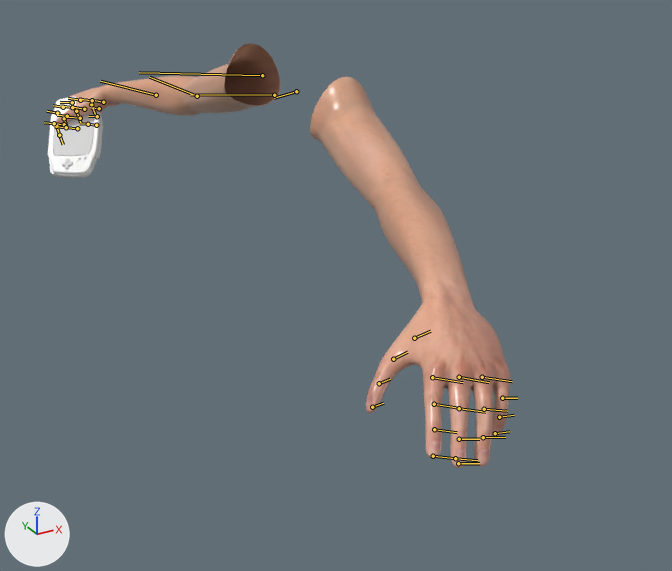
One commit to the FBX model GamePlus/Assets/Prefabs/Animation/HandAnimation.fbx: the scene before it, then after it.
Both versions are drawn from a 50 mm camera at (-2.34, -2.16, 1.25) aimed at (-1.27, -0.22, 0.28). Lighting does not change. The marker at lower left points along +X, +Y and +Z. The older version comes first. The bones that change, and the others that lie on the model, are drawn over the model as lines.

The first picture shows 'FpsArms.3', 'GBAScreen', 'gba_audio_jack.001'.
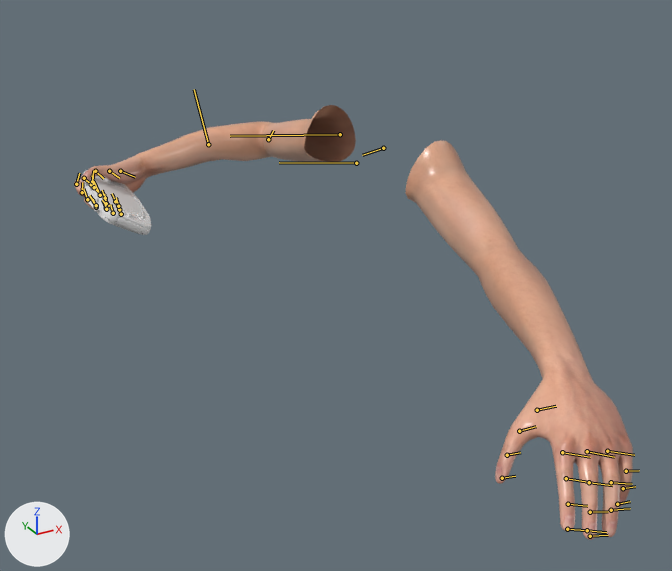
The newer file adds an action. The first version stands in its rest pose; the second is drawn at frame 1 of the action 'Reference|Idle'.

Where the change shows, as pixel boxes [x1, y1, x2, y2] in the pictures (672 x 571 px):
'FpsArms.3', posed (23% wider)
    before: [54, 43, 510, 468]
    after: [74, 105, 633, 540]
'gba_audio_jack.001', posed (25% wider, 20% shorter)
    before: [48, 96, 103, 178]
    after: [82, 170, 151, 235]
'GBAScreen', posed (21% wider, 9% shorter)
    before: [53, 114, 94, 156]
    after: [95, 179, 145, 217]
bone 'FpsArms.2', root to tip
    before: (296, 91) to (274, 98)
    after: (383, 148) to (362, 155)
bone 'RightShoulder', root to tip
    before: (274, 95) to (190, 94)
    after: (356, 163) to (279, 162)
bone 'RightArm', root to tip
    before: (262, 75) to (139, 72)
    after: (340, 134) to (230, 136)
bone 'RightForeArm_', root to tip
    before: (197, 96) to (149, 77)
    after: (268, 139) to (273, 130)
bone 'RightForearmRoll', root to tip
    before: (156, 95) to (100, 81)
    after: (208, 144) to (194, 89)
bone 'RightHandThumb1', root to tip
    before: (91, 104) to (96, 116)
    after: (120, 171) to (135, 177)
bone 'RightHandThumb2', root to tip
    before: (76, 111) to (80, 122)
    after: (109, 171) to (119, 178)
bone 'RightHandThumb3', root to tip
    before: (64, 118) to (67, 128)
    after: (95, 171) to (103, 178)
bone 'RightHandIndex1', root to tip
    before: (72, 102) to (60, 102)
    after: (92, 181) to (93, 170)
bone 'RightHandIndex2', root to tip
    before: (63, 107) to (53, 105)
    after: (76, 184) to (79, 173)
bone 'RightHandIndex3', root to tip
    before: (57, 113) to (47, 111)
    after: (82, 192) to (82, 182)
bone 'RightHandMiddle1', root to tip
    before: (80, 100) to (68, 98)
    after: (94, 187) to (92, 175)
bone 'RightHandMiddle2', root to tip
    before: (72, 107) to (60, 105)
    after: (87, 199) to (83, 188)
bone 'RightHandMiddle3', root to tip
    before: (67, 116) to (57, 115)
    after: (96, 207) to (93, 199)
bone 'RightHandRing1', root to tip
    before: (92, 100) to (79, 99)
    after: (100, 195) to (94, 181)
bone 'RightHandRing2', root to tip
    before: (84, 109) to (73, 107)
    after: (96, 205) to (89, 195)
bone 'RightHandPinky1', root to tip
    before: (103, 102) to (95, 100)
    after: (106, 203) to (104, 194)
bone 'RightHandPinky2', root to tip
    before: (99, 108) to (90, 107)
    after: (106, 209) to (104, 201)

Patch to the scene script:
```diff
--- a/GamePlus/Assets/Prefabs/Animation/HandAnimation.fbx.py
+++ b/GamePlus/Assets/Prefabs/Animation/HandAnimation.fbx.py
@@ bone_fpsarms_2 @@
 bone_fpsarms_2 = bpy.data.objects['Reference'].pose.bones['FpsArms.2']
-bone_fpsarms_2.location = (0.0, 0.0, 0.0)
+bone_fpsarms_2.location = (-6.4, -13.8, -14.2)
@@ bone_rightshoulder @@
 bone_rightshoulder = bpy.data.objects['Reference'].pose.bones['RightShoulder']  # child of 'FpsArms.2'
-bone_rightshoulder.location = (0.0, 0.0, 0.0)
-bone_rightshoulder.rotation_quaternion = (1.0, 0.0, 0.0, 0.0)  # degrees (0, 0, 0)
+bone_rightshoulder.location = (-3.5, 0.2, -1.8)
+bone_rightshoulder.rotation_quaternion = (0.999, 0.0, -0.036, -0.011)  # degrees (0, -4, -1)
@@ bone_rightarm @@
 bone_rightarm = bpy.data.objects['Reference'].pose.bones['RightArm']  # child of 'RightShoulder'
-bone_rightarm.rotation_quaternion = (1.0, 0.0, 0.0, 0.0)  # degrees (0, 0, 0)
+bone_rightarm.rotation_quaternion = (1.0, 0.001, -0.001, -0.008)  # degrees (0, 0, -1)
@@ bone_rightforearm @@
 bone_rightforearm = bpy.data.objects['Reference'].pose.bones['RightForeArm_']  # child of 'RightArm'
-bone_rightforearm.rotation_quaternion = (1.0, 0.0, 0.0, 0.0)  # degrees (0, 0, 0)
+bone_rightforearm.rotation_quaternion = (0.904, 0.391, 0.166, 0.04)  # degrees (48, 16, 12)
@@ bone_rightforearmroll @@
 bone_rightforearmroll = bpy.data.objects['Reference'].pose.bones['RightForearmRoll']  # child of 'RightForeArm_'
-bone_rightforearmroll.rotation_quaternion = (1.0, 0.0, 0.0, 0.0)  # degrees (0, 0, 0)
+bone_rightforearmroll.rotation_quaternion = (0.901, -0.021, 0.134, -0.412)  # degrees (-9, 13, -50)
@@ bone_righthandthumb1 @@
 bone_righthandthumb1 = bpy.data.objects['Reference'].pose.bones['RightHandThumb1']  # child of 'RightHand'
-bone_righthandthumb1.location = (0.0, 0.0, 0.0)
-bone_righthandthumb1.rotation_quaternion = (1.0, 0.0, 0.0, 0.0)  # degrees (0, 0, 0)
+bone_righthandthumb1.location = (-0.6, -1.0, -1.9)
+bone_righthandthumb1.rotation_quaternion = (0.996, -0.005, -0.056, 0.072)  # degrees (-1, -6, 8)
@@ bone_righthandthumb2 @@
 bone_righthandthumb2 = bpy.data.objects['Reference'].pose.bones['RightHandThumb2']  # child of 'RightHandThumb1'
-bone_righthandthumb2.rotation_quaternion = (1.0, 0.0, 0.0, 0.0)  # degrees (0, 0, 0)
+bone_righthandthumb2.rotation_quaternion = (0.991, -0.118, -0.062, 0.027)  # degrees (-14, -7, 4)
@@ bone_righthandthumb3 @@
 bone_righthandthumb3 = bpy.data.objects['Reference'].pose.bones['RightHandThumb3']  # child of 'RightHandThumb2'
-bone_righthandthumb3.rotation_quaternion = (1.0, 0.0, 0.0, 0.0)  # degrees (0, 0, 0)
+bone_righthandthumb3.rotation_quaternion = (0.979, -0.013, 0.181, 0.093)  # degrees (1, 21, 11)
@@ bone_righthandindex1 @@
 bone_righthandindex1 = bpy.data.objects['Reference'].pose.bones['RightHandIndex1']  # child of 'RightHand'
-bone_righthandindex1.rotation_quaternion = (1.0, 0.0, 0.0, 0.0)  # degrees (0, 0, 0)
+bone_righthandindex1.rotation_quaternion = (0.981, 0.112, -0.153, 0.046)  # degrees (13, -18, 3)
@@ bone_righthandindex2 @@
 bone_righthandindex2 = bpy.data.objects['Reference'].pose.bones['RightHandIndex2']  # child of 'RightHandIndex1'
-bone_righthandindex2.rotation_quaternion = (1.0, 0.0, 0.0, 0.0)  # degrees (0, 0, 0)
+bone_righthandindex2.rotation_quaternion = (0.748, 0.12, 0.645, 0.102)  # degrees (66, 70, 64)
@@ bone_righthandindex3 @@
 bone_righthandindex3 = bpy.data.objects['Reference'].pose.bones['RightHandIndex3']  # child of 'RightHandIndex2'
-bone_righthandindex3.rotation_quaternion = (1.0, 0.0, 0.0, 0.0)  # degrees (0, 0, 0)
+bone_righthandindex3.rotation_quaternion = (0.926, 0.039, 0.375, -0.034)  # degrees (4, 44, -3)
@@ bone_righthandmiddle1 @@
 bone_righthandmiddle1 = bpy.data.objects['Reference'].pose.bones['RightHandMiddle1']  # child of 'RightHand'
-bone_righthandmiddle1.rotation_quaternion = (1.0, 0.0, 0.0, 0.0)  # degrees (0, 0, 0)
+bone_righthandmiddle1.rotation_quaternion = (0.975, 0.054, 0.204, 0.07)  # degrees (8, 23, 10)
@@ bone_righthandmiddle2 @@
 bone_righthandmiddle2 = bpy.data.objects['Reference'].pose.bones['RightHandMiddle2']  # child of 'RightHandMiddle1'
-bone_righthandmiddle2.rotation_quaternion = (1.0, 0.0, 0.0, 0.0)  # degrees (0, 0, 0)
+bone_righthandmiddle2.rotation_quaternion = (0.926, 0.05, 0.373, -0.022)  # degrees (6, 44, 0)
@@ bone_righthandmiddle3 @@
 bone_righthandmiddle3 = bpy.data.objects['Reference'].pose.bones['RightHandMiddle3']  # child of 'RightHandMiddle2'
-bone_righthandmiddle3.rotation_quaternion = (1.0, 0.0, 0.0, 0.0)  # degrees (0, 0, 0)
+bone_righthandmiddle3.rotation_quaternion = (0.931, 0.0, 0.366, 0.0)  # degrees (0, 43, 0)
@@ bone_righthandring1 @@
 bone_righthandring1 = bpy.data.objects['Reference'].pose.bones['RightHandRing1']  # child of 'RightHand'
-bone_righthandring1.rotation_quaternion = (1.0, 0.0, 0.0, 0.0)  # degrees (0, 0, 0)
+bone_righthandring1.rotation_quaternion = (0.956, 0.088, 0.274, -0.062)  # degrees (9, 32, -5)
@@ bone_righthandring2 @@
 bone_righthandring2 = bpy.data.objects['Reference'].pose.bones['RightHandRing2']  # child of 'RightHandRing1'
-bone_righthandring2.rotation_quaternion = (1.0, 0.0, 0.0, 0.0)  # degrees (0, 0, 0)
+bone_righthandring2.rotation_quaternion = (0.915, 0.0, 0.403, 0.0)  # degrees (0, 48, 0)
@@ bone_righthandpinky1 @@
 bone_righthandpinky1 = bpy.data.objects['Reference'].pose.bones['RightHandPinky1']  # child of 'RightHand'
-bone_righthandpinky1.location = (0.0, 0.0, 0.0)
-bone_righthandpinky1.rotation_quaternion = (1.0, 0.0, 0.0, 0.0)  # degrees (0, 0, 0)
+bone_righthandpinky1.location = (-0.4, 0.4, -0.7)
+bone_righthandpinky1.rotation_quaternion = (0.923, 0.15, 0.352, 0.049)  # degrees (24, 39, 15)
@@ bone_righthandpinky2 @@
 bone_righthandpinky2 = bpy.data.objects['Reference'].pose.bones['RightHandPinky2']  # child of 'RightHandPinky1'
-bone_righthandpinky2.rotation_quaternion = (1.0, 0.0, 0.0, 0.0)  # degrees (0, 0, 0)
+bone_righthandpinky2.rotation_quaternion = (0.996, 0.014, 0.09, 0.015)  # degrees (2, 10, 2)
```
